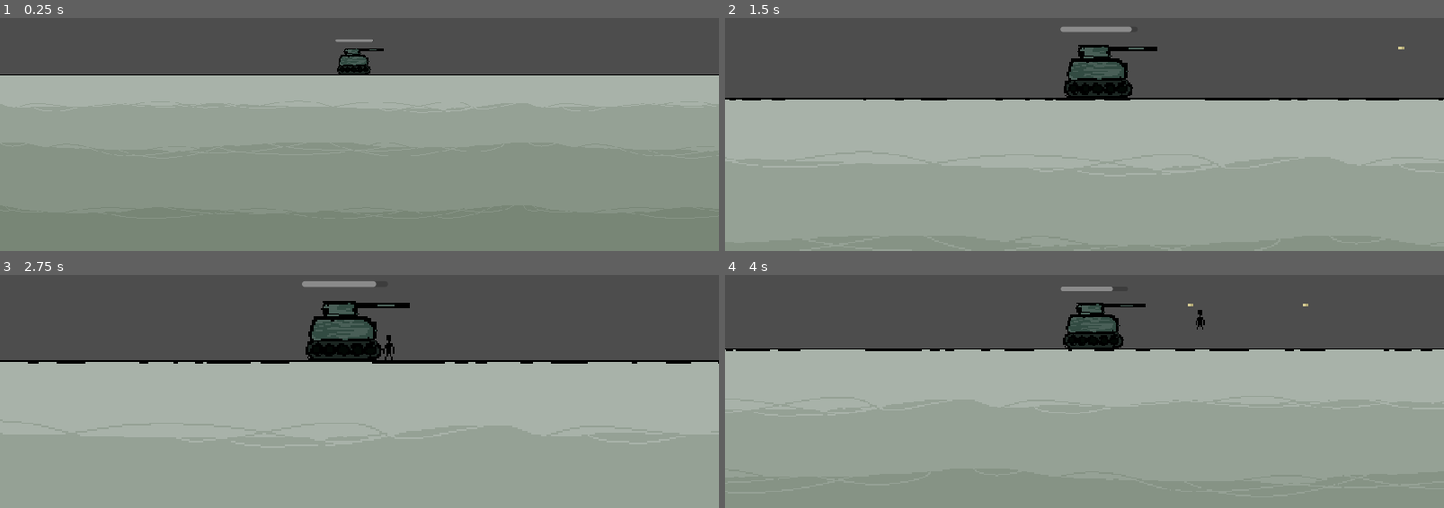
Above: before the commit, frames 1-4 (two rows, left to right).
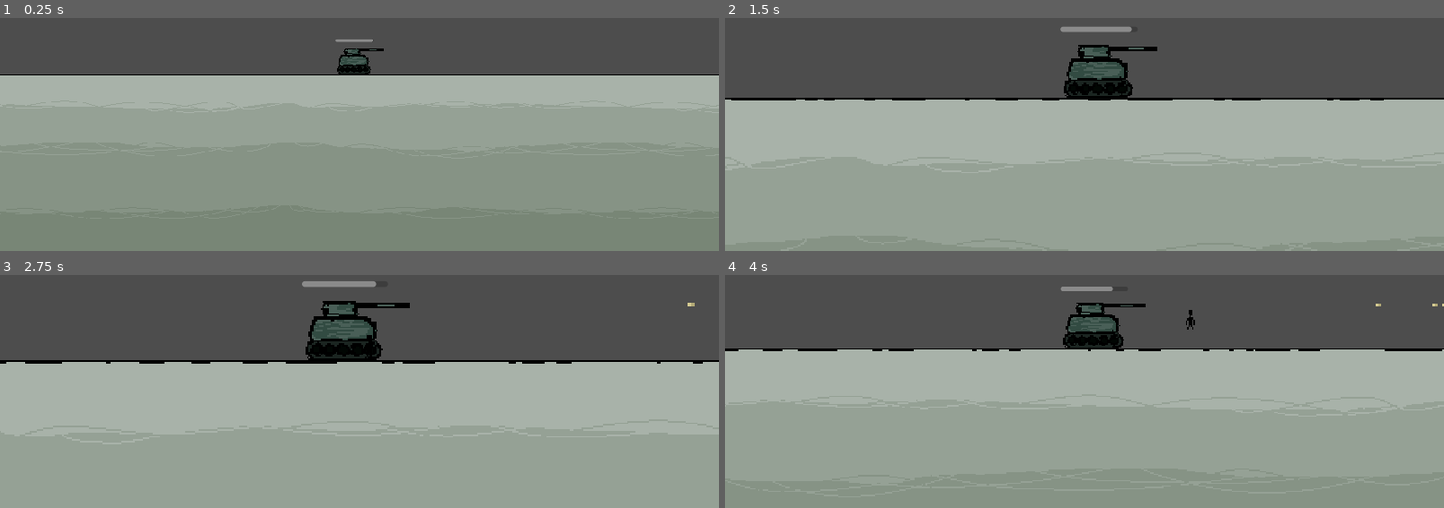
Above: after the commit, the same moments.

Repository: Eefschmeef2310/BIGMODE-Game-Jam-2023
Game: Godot game, scene res://Levels/world.tscn
The game is run twice, just before and just after one commit, with the same random seed, the same clock (stepped at 60 frames per second) and the same inputs.
Inputs (mouse positions are in pixels of both pictures, inside the frame that each line leads up to):
- Up to frame 1 (0.25 s): no input
- Up to frame 2 (1.5 s): move the mouse to (1242, 29) at 0.52 s; hold Right (right) from 0.53 s (still down); click (1242, 29) at 0.6 s; tap W (jump) at 0.77 s; tap Space (swap_mode) at 0.8, 1.35 s; move the mouse to (940, 69) at 1.27 s
- Up to frame 3 (2.75 s): tap W (jump) at 1.52 s; click (215, 326) at 1.55 s; move the mouse to (outside the picture) at 2.02 s; release Right (right) at 2.03 s; hold Left (ui_left) from 2.03 s (still down); click (outside the picture) at 2.1 s; tap Space (swap_mode) at 2.3 s
- Up to frame 4 (4 s): move the mouse to (1048, 386) at 2.77 s; release Left (ui_left) at 2.78 s; hold Right (right) from 2.78 s (still down); tap Space (swap_mode) at 2.85, 3.8 s; tap W (jump) at 3.02, 3.77 s; click (1048, 386) at 3.05 s; move the mouse to (1300, 365) at 3.52 s; click (1300, 365) at 3.6 s

The runs differ from the first frame. In frame 2, 0.2% of the frame differs, in the area x 0-100%, y 12-36%; in frame 3, 0.5%; in frame 4, 0.5%, in the area x 0-100%, y 12-33%.

Commit message:
minor stuff

Diff:
--- a/Levels/world.tscn
+++ b/Levels/world.tscn
@@ -9,23 +9,58 @@
 
 [node name="World" type="Node2D"]
 
-[node name="Floor2" parent="." instance=ExtResource("1_ksgnp")]
-position = Vector2(704, 320)
-
-[node name="Floor3" parent="." instance=ExtResource("1_ksgnp")]
-position = Vector2(1410, 320)
-
-[node name="Floor4" parent="." instance=ExtResource("1_ksgnp")]
-position = Vector2(2116, 320)
-
-[node name="Floor5" parent="." instance=ExtResource("1_ksgnp")]
-position = Vector2(2822, 320)
-
-[node name="Floor" parent="." instance=ExtResource("1_ksgnp")]
+[node name="Floor Pieces" type="Node2D" parent="."]
 position = Vector2(-1, 320)
 
+[node name="Floor" parent="Floor Pieces" instance=ExtResource("1_ksgnp")]
+
+[node name="Floor2" parent="Floor Pieces" instance=ExtResource("1_ksgnp")]
+position = Vector2(705, 0)
+
+[node name="Floor3" parent="Floor Pieces" instance=ExtResource("1_ksgnp")]
+position = Vector2(1411, 0)
+
+[node name="Floor4" parent="Floor Pieces" instance=ExtResource("1_ksgnp")]
+position = Vector2(2117, 0)
+
+[node name="Floor5" parent="Floor Pieces" instance=ExtResource("1_ksgnp")]
+position = Vector2(2823, 0)
+
+[node name="Floor6" parent="Floor Pieces" instance=ExtResource("1_ksgnp")]
+position = Vector2(3529, 0)
+
+[node name="Floor7" parent="Floor Pieces" instance=ExtResource("1_ksgnp")]
+position = Vector2(4233, 0)
+
+[node name="Floor8" parent="Floor Pieces" instance=ExtResource("1_ksgnp")]
+position = Vector2(4937, 0)
+
+[node name="Floor9" parent="Floor Pieces" instance=ExtResource("1_ksgnp")]
+position = Vector2(5641, 0)
+
+[node name="Floor10" parent="Floor Pieces" instance=ExtResource("1_ksgnp")]
+position = Vector2(6345, 0)
+
+[node name="Floor11" parent="Floor Pieces" instance=ExtResource("1_ksgnp")]
+position = Vector2(7049, 0)
+
+[node name="Floor12" parent="Floor Pieces" instance=ExtResource("1_ksgnp")]
+position = Vector2(7753, 0)
+
+[node name="Floor13" parent="Floor Pieces" instance=ExtResource("1_ksgnp")]
+position = Vector2(8457, 0)
+
+[node name="Floor14" parent="Floor Pieces" instance=ExtResource("1_ksgnp")]
+position = Vector2(9161, 0)
+
+[node name="Floor15" parent="Floor Pieces" instance=ExtResource("1_ksgnp")]
+position = Vector2(9865, 0)
+
+[node name="Floor16" parent="Floor Pieces" instance=ExtResource("1_ksgnp")]
+position = Vector2(10569, 0)
+
 [node name="Tank" parent="." instance=ExtResource("2_rl7f6")]
-position = Vector2(840, 160)
+position = Vector2(1152, 160)
 
 [node name="Camera2D" type="Camera2D" parent="Tank"]
 zoom = Vector2(0.5, 0.5)
@@ -39,10 +74,16 @@
 shape = SubResource("RectangleShape2D_af7rv")
 
 [node name="Invisible Wall 2" type="StaticBody2D" parent="."]
-position = Vector2(2712, 155)
+position = Vector2(10448, 155)
 
 [node name="CollisionShape2D" type="CollisionShape2D" parent="Invisible Wall 2"]
 position = Vector2(0, -1.5)
 shape = SubResource("RectangleShape2D_af7rv")
 
 [node name="Manager" parent="." instance=ExtResource("3_m25uf")]
+
+[node name="enemy_spawn_timer" type="Timer" parent="Manager"]
+wait_time = 5.0
+autostart = true
+
+[connection signal="timeout" from="Manager/enemy_spawn_timer" to="Manager" method="_on_enemy_spawn_timer_timeout"]
--- a/Manager.gd
+++ /dev/null
@@ -1,56 +0,0 @@
-extends Node2D
-
-var camera
-var root
-var tank
-
-var tank_mode := true
-var camera_lerping := false
-
-var camera_zoom_speed := 2.0
-var camera_outer_zoom := 0.5
-var camera_inner_zoom := 1.5
-var camera_target_zoom
-var smooth_zoom = 0.5
-
-# Called when the node enters the scene tree for the first time.
-func _ready():
-	root = get_parent()
-	tank = root.get_node("Tank")
-	camera = tank.get_node("Camera2D")
-
-# Called every frame. 'delta' is the elapsed time since the previous frame.
-func _process(delta):
-	if Input.is_action_just_pressed("swap_mode"):
-		tank_mode = !tank_mode
-		print("tank mode: " + str(tank_mode))
-		if (tank_mode):
-			#delete the player in the scene and zoom the camera out
-			var player = get_node("Player")
-			player.queue_free()
-			camera_target_zoom = camera_outer_zoom
-			camera_lerping = true
-		else:
-			#spawn the player into the scene and zoom the camera in
-			spawn_player()
-			var player = get_node("Player")
-			player.position.x = tank.position.x + 50
-			player.position.y = tank.position.y - 5
-			camera_target_zoom = camera_inner_zoom
-			camera_lerping = true
-	if camera_lerping:
-		zoom_camera(camera_target_zoom, delta)
-
-func spawn_player():
-	var player = load("res://player.tscn")
-	var player_instance = player.instantiate()
-	player_instance.set_name("Player")
-	add_child(player_instance)
-
-func zoom_camera(zoom, delta):
-	smooth_zoom = lerp(smooth_zoom, zoom, camera_zoom_speed * delta)
-	if smooth_zoom != camera_inner_zoom:
-		camera.set_zoom(Vector2(smooth_zoom, smooth_zoom))
-
-func is_tank_mode() -> bool:
-	return tank_mode
--- /dev/null
+++ b/Scripts/Manager.gd
@@ -0,0 +1,89 @@
+extends Node2D
+
+
+var root
+var tank
+var camera
+
+var tank_mode := true
+var camera_lerping := false
+
+#variables for handling the smooth zooming in/out
+var camera_zoom_speed := 2.0
+var camera_outer_zoom := 0.5
+var camera_inner_zoom := 1.5
+var camera_target_zoom
+var smooth_zoom = 0.5
+
+var rng = RandomNumberGenerator.new()
+
+const enemySmallPath = preload("res://enemy_small.tscn")
+
+func spawn_enemy_small():
+	var enemy_small = enemySmallPath.instantiate()
+	root.add_child(enemy_small)
+	var distance_from_tank = rng.randf_range(500.0, 1000.0)
+	var negative_multiplier = rng.randi_range(-1,0)
+	if negative_multiplier == 0:
+		negative_multiplier = 1
+	var enemy_small_spawn_position = tank.position.x + distance_from_tank*negative_multiplier
+	if enemy_small_spawn_position < 120:
+		enemy_small_spawn_position = 120
+		if tank.position.x < 616:
+			enemy_small_spawn_position = tank.position.x + distance_from_tank
+	print("Spawned enemy at " + str(enemy_small_spawn_position))
+	enemy_small.position.x = enemy_small_spawn_position
+	enemy_small.position.y = tank.position.y - 5
+
+# Called when the node enters the scene tree for the first time.d
+func _ready():
+	root = get_parent()
+	tank = root.get_node("Tank")
+	camera = tank.get_node("Camera2D")
+
+# Called every frame. 'delta' is the elapsed time since the previous frame.
+func _process(delta):
+	if Input.is_action_just_pressed("swap_mode"):
+		tank_mode = !tank_mode
+		#print("tank mode: " + str(tank_mode))
+		if (tank_mode):
+			#delete the player in the scene and zoom the camera out
+			var player = get_node("Player")
+			player.queue_free()
+			camera_target_zoom = camera_outer_zoom
+			camera_lerping = true
+		else:
+			#spawn the player into the scene and zoom the camera in
+			spawn_player()
+			camera_target_zoom = camera_inner_zoom
+			camera_lerping = true
+	if camera_lerping:
+		zoom_camera(camera_target_zoom, delta)
+
+#spawns player into the scene slightly to the right of the tank
+func spawn_player():
+	var player = load("res://player.tscn")
+	var player_instance = player.instantiate()
+	player_instance.set_name("Player")
+	add_child(player_instance)
+	var spawned_player = get_node("Player")
+	spawned_player.position.x = tank.position.x + 50
+	spawned_player.position.y = tank.position.y - 5
+
+#function for camera zoom lerp
+func zoom_camera(zoom, delta):
+	smooth_zoom = lerp(smooth_zoom, zoom, camera_zoom_speed * delta)
+	if smooth_zoom != camera_inner_zoom:
+		camera.set_zoom(Vector2(smooth_zoom, smooth_zoom))
+	else:
+		camera_lerping = false
+
+#function accessed by the tank to check if the current mode is tankmode or not
+func is_tank_mode() -> bool:
+	return tank_mode
+
+
+
+func _on_enemy_spawn_timer_timeout():
+	$enemy_spawn_timer.wait_time = rng.randf_range(5.0, 10.0)
+	spawn_enemy_small()
--- /dev/null
+++ b/Scripts/bullet.gd
@@ -0,0 +1,17 @@
+extends CharacterBody2D
+
+var speed = 400
+
+var root
+var tank
+
+func _ready():
+	root = get_parent()
+	tank = root.get_node("Tank")
+	#the bullet will be faster if the tank is already moving
+	speed += tank.velocity.x
+
+	velocity = Vector2(1, 0)
+
+func _physics_process(delta):
+	var collision_info = move_and_collide(velocity.normalized() * delta * speed)
--- /dev/null
+++ b/Scripts/enemy_small.gd
@@ -0,0 +1,43 @@
+extends CharacterBody2D
+
+
+const SPEED = 50.0
+const JUMP_VELOCITY = -400.0
+
+var root
+var tank
+
+# Get the gravity from the project settings to be synced with RigidBody nodes.
+var gravity = ProjectSettings.get_setting("physics/2d/default_gravity")
+
+
+func _ready():
+	root = get_parent()
+	tank = root.get_node("Tank")
+
+func _physics_process(delta):
+	# Add the gravity.
+	if not is_on_floor():
+		velocity.y += gravity * delta
+
+	var distance_to_tank = tank.position.x - position.x
+	var DIR = 1
+	if distance_to_tank < 0:
+		DIR = -1
+	velocity.x = DIR * SPEED
+
+#	# Get the input direction and handle the movement/deceleration.
+#	# As good practice, you should replace UI actions with custom gameplay actions.
+#	var direction = Input.get_axis("ui_left", "ui_right")
+#	if direction:
+#		velocity.x = direction * SPEED
+#	else:
+#		velocity.x = move_toward(velocity.x, 0, SPEED)
+
+	move_and_slide()
+
+
+func _on_area_2d_body_entered(body):
+	print("enemy shot")
+	var enemy = body
+	enemy.queue_free()
--- a/Scripts/tank.gd
+++ b/Scripts/tank.gd
@@ -17,13 +17,13 @@
 func _physics_process(delta):
 	update_health()
 	if manager.is_tank_mode():
+		#handle bullet firing
 		if Input.is_action_just_pressed("fire"):
 			shoot()
 		# Add the gravity.
 		if not is_on_floor():
 			velocity.y += gravity * delta
 		# Get the input direction and handle the movement/deceleration.
-		# As good practice, you should replace UI actions with custom gameplay actions.
 		var direction = Input.get_axis("left", "right")
 		if direction:
 			velocity.x = direction * SPEED
@@ -31,30 +31,34 @@
 			velocity.x = move_toward(velocity.x, 0, SPEED)
 		move_and_slide()
 
+#spawns bullet
 func shoot():
 	var bullet = bulletPath.instantiate()
 	root.add_child(bullet)
 	bullet.position = $Marker2D.global_position
 
+#updates the health to the health bar
 func update_health():
 	var healthbar = $healthbar
 	healthbar.value = health
+	#hides the healthbar if at 100%
 	if health >= 100:
 		healthbar.visible = false
 	else:
 		healthbar.visible = true
 
+#there is a timer attached to the tank, everytime it times out, decrease/increase health
 func _on_regen_timer_timeout():
 	if manager.is_tank_mode():
 		if health > 0:
 			health = health - 2
-			print("decreasing health")
+			#print("decreasing health")
 		else:
 			health = 0
 	else:
 		if health < 100:
 			health = health + 1
-			print("increasing health")
+			#print("increasing health")
 		else:
 			health = 100
 	if health <= 0:
--- a/bullet.gd
+++ /dev/null
@@ -1,7 +0,0 @@
-extends CharacterBody2D
-
-var velocity2 = Vector2(1,0)
-var speed = 300
-
-func _physics_process(delta):
-	var collision_info = move_and_collide(velocity2.normalized() * delta * speed)
--- a/bullet.tscn
+++ b/bullet.tscn
@@ -1,16 +1,23 @@
 [gd_scene load_steps=4 format=3 uid="uid://y102nq6jucyq"]
 
+[ext_resource type="Script" path="res://Scripts/bullet.gd" id="1_02o6i"]
 [ext_resource type="Texture2D" uid="uid://ddpriv80tdk7j" path="res://Sprites/Bullet.png" id="1_a8f1l"]
-[ext_resource type="Script" path="res://bullet.gd" id="1_qngg6"]
 
 [sub_resource type="RectangleShape2D" id="RectangleShape2D_iv10m"]
 size = Vector2(4, 4)
 
 [node name="Bullet" type="CharacterBody2D"]
-script = ExtResource("1_qngg6")
+script = ExtResource("1_02o6i")
 
 [node name="CollisionShape2D" type="CollisionShape2D" parent="."]
 shape = SubResource("RectangleShape2D_iv10m")
 
 [node name="Sprite2D" type="Sprite2D" parent="."]
 texture = ExtResource("1_a8f1l")
+
+[node name="Area2D" type="Area2D" parent="."]
+collision_layer = 2
+collision_mask = 2
+
+[node name="CollisionShape2D" type="CollisionShape2D" parent="Area2D"]
+shape = SubResource("RectangleShape2D_iv10m")
--- /dev/null
+++ b/enemy_small.tscn
@@ -0,0 +1,27 @@
+[gd_scene load_steps=4 format=3 uid="uid://dnv6af3e12u26"]
+
+[ext_resource type="Script" path="res://Scripts/enemy_small.gd" id="1_uralm"]
+[ext_resource type="Texture2D" uid="uid://c6mufoml00gs8" path="res://Sprites/miniEnemy.png" id="1_vo0ef"]
+
+[sub_resource type="RectangleShape2D" id="RectangleShape2D_fkowo"]
+size = Vector2(32, 42)
+
+[node name="enemy_small" type="CharacterBody2D"]
+script = ExtResource("1_uralm")
+
+[node name="PhysicsCollider" type="CollisionShape2D" parent="."]
+position = Vector2(0, 1)
+shape = SubResource("RectangleShape2D_fkowo")
+
+[node name="Area2D" type="Area2D" parent="."]
+collision_layer = 2
+collision_mask = 2
+
+[node name="Hitbox" type="CollisionPolygon2D" parent="Area2D"]
+position = Vector2(-20, 4)
+polygon = PackedVector2Array(6, 18, 12, 8, 16, 10, 16, 18, 22, 10, 28, 10, 34, 16, 36, 10, 32, 0, 22, -22, 16, -24, 12, -24, 10, -14, 4, 4)
+
+[node name="MiniEnemy" type="Sprite2D" parent="."]
+texture = ExtResource("1_vo0ef")
+
+[connection signal="body_entered" from="Area2D" to="." method="_on_area_2d_body_entered"]
--- a/manager.tscn
+++ b/manager.tscn
@@ -1,6 +1,6 @@
 [gd_scene load_steps=2 format=3 uid="uid://da3xngc1i1jtg"]
 
-[ext_resource type="Script" path="res://Manager.gd" id="1_arlmn"]
+[ext_resource type="Script" path="res://Scripts/Manager.gd" id="1_arlmn"]
 
 [node name="Manager" type="Node2D"]
 script = ExtResource("1_arlmn")
--- a/player.tscn
+++ b/player.tscn
@@ -1,6 +1,6 @@
 [gd_scene load_steps=4 format=3 uid="uid://c80x2lpbryx6j"]
 
-[ext_resource type="Script" path="res://player.gd" id="1_4q243"]
+[ext_resource type="Script" path="res://Scripts/player.gd" id="1_8qa3g"]
 [ext_resource type="Texture2D" uid="uid://22t5opnfvt4j" path="res://Sprites/Player.png" id="1_skamq"]
 
 [sub_resource type="CapsuleShape2D" id="CapsuleShape2D_7qord"]
@@ -8,7 +8,7 @@
 height = 16.0
 
 [node name="Player" type="CharacterBody2D"]
-script = ExtResource("1_4q243")
+script = ExtResource("1_8qa3g")
 
 [node name="Sprite2D" type="Sprite2D" parent="."]
 texture = ExtResource("1_skamq")
--- a/tank.tscn
+++ b/tank.tscn
@@ -12,6 +12,7 @@
 [node name="CollisionShape2D" type="CollisionShape2D" parent="."]
 position = Vector2(-7, 14.5)
 shape = SubResource("RectangleShape2D_g4ojg")
+one_way_collision = true
 
 [node name="Sprite2D" type="Sprite2D" parent="."]
 texture = ExtResource("1_ifu3s")
Renamed: player.gd -> Scripts/player.gd
Binary file added: Sprites/miniEnemy.png
Not shown, added: Sprites/miniEnemy.png.import
